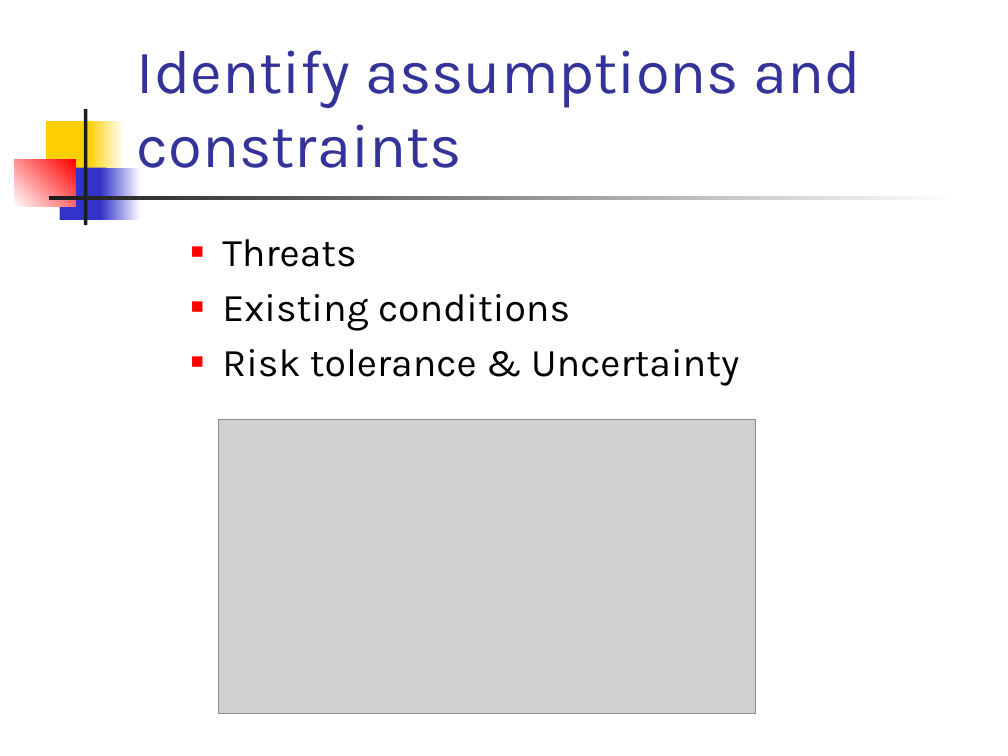
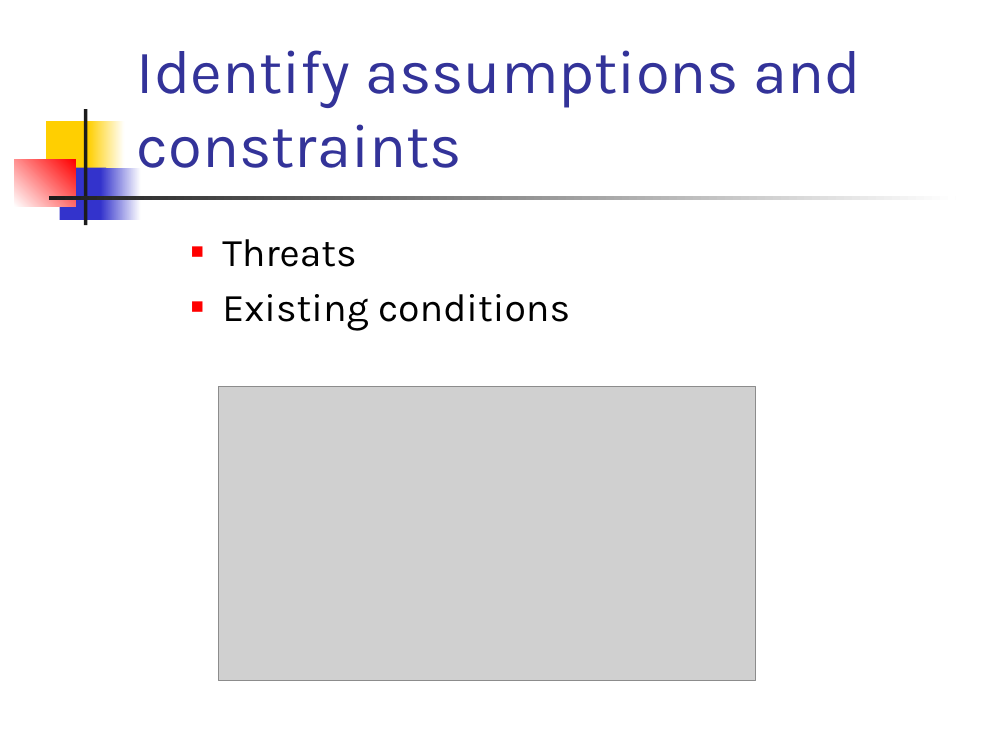
Before and after one commit to el-ahrairah/Risky_NIST, a slide deck: slide 10 of Risky NIST ecommerce.pptx (slide 11 before the commit). Drawn at 1008x756 pixels with LibreOffice and Linux fonts; fonts in the diff are those of the drawing; grey boxes stand for pictures. Boxes give left, top, right and bottom in pixels: in the first picture for what was removed or moved away, otherwise in the second. Text is boxed around its words. In the diff, an @@ line names an element or a change of style, - is before the commit and + after.

```diff
--- a/Risky NIST ecommerce.pptx
+++ b/Risky NIST ecommerce.pptx
@@ text at box(222, 349, 739, 386): paragraph removed @@
-  ■ Risk tolerance & Uncertainty
@@ picture: place and size @@
-picture at box(219, 419, 756, 714)
+picture at box(219, 386, 756, 680)
```
Also in this commit, not shown: 8 other slides changed, 1 slide added, 3 slides removed.
